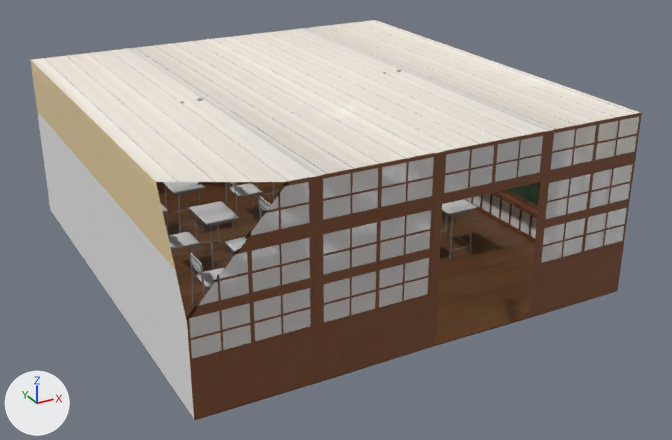
A saved change to the FBX model Assets/Art/Models/school/scene_classroom.fbx.
Both versions are drawn from a camera (50 mm lens) standing at (-6.91, -22.9, 7.29) and looking at (6.43, 1.36, -4.84). The axes (+X, +Y, +Z) are drawn at lower left. The lights are the same throughout. Everything nearer to the camera than a plane just in front of the edit is cut away. Where no turn or scale is listed for an object, it has been applied to the vertices.
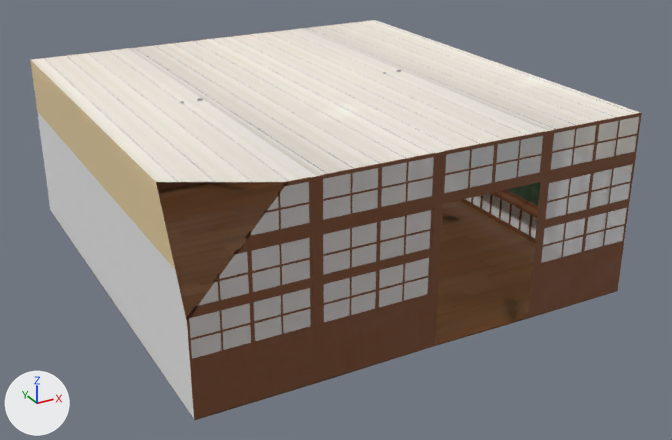
What differs and where, as boxes [x1, y1, x2, y2] in the pictures (672 x 440 px):
'chair_panels', deleted
    before: [161, 182, 477, 305]
    faces in mat_wornwood (its picture is missing): [161, 182, 477, 288]
    faces in mat_material_003 (grey #959494): [164, 182, 472, 303]

The change, as a list of edits to the scene's bpy script:
```text
Remove ob_chair_panels:
    ob_chair_panels = bpy.data.objects.new('chair_panels', me_plane_045)
    ob_chair_panels.location = (2.65, 3.88, -4.46)
```
